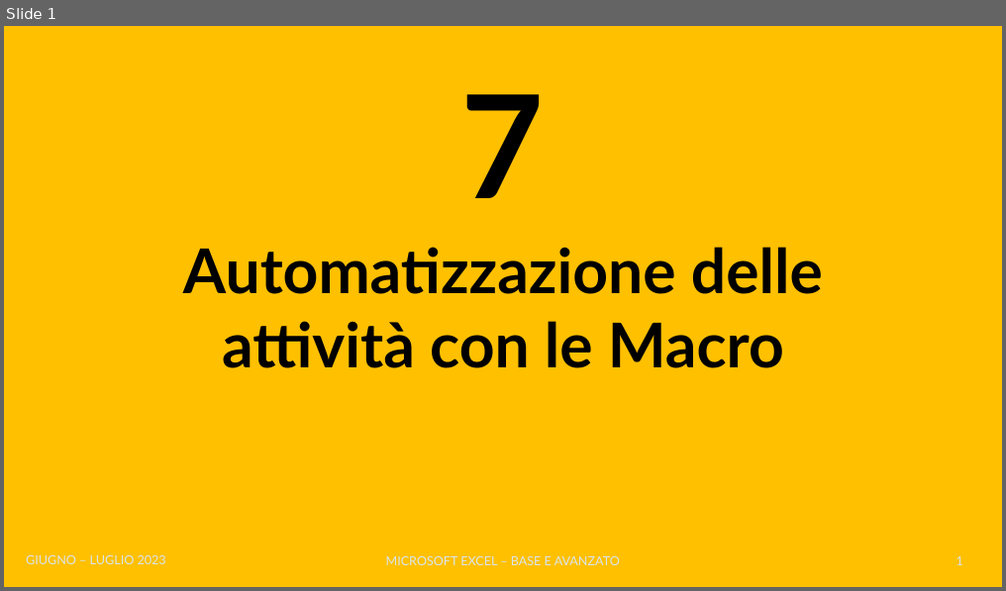
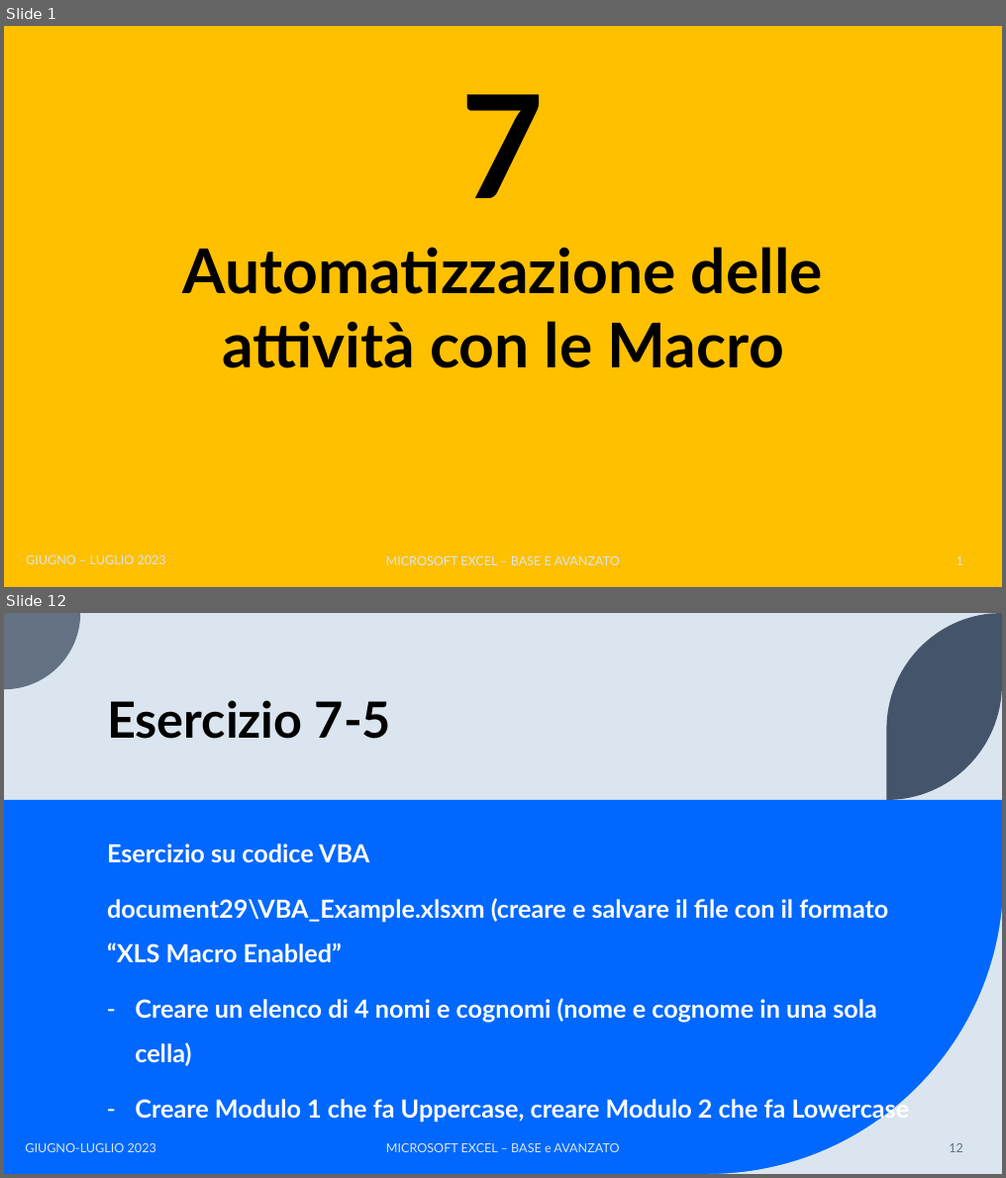
Before and after one commit to teispir/excel, a slide deck: ppt/Corso_Excel_Base_Avanzato_Parte7.pptx. Shown one above the other, each under a label of ours: slide 1 before the commit, slides 1 and 12 after it; the slides between them are not shown. The pictures are 1006x591 and 1006x1178 pixels, drawn with LibreOffice and Linux fonts; fonts in the diff are those of the drawing. Boxes give left, top, right and bottom in pixels: in the first picture for what was removed or moved away, otherwise in the second. Text is boxed around its words. In the diff, an @@ line names an element or a change of style, - is before the commit and + after.

```diff
--- a/ppt/Corso_Excel_Base_Avanzato_Parte7.pptx
+++ b/ppt/Corso_Excel_Base_Avanzato_Parte7.pptx
@@ slide 12 added at [4,613,1002,1174], background #DAE5EF @@
@@ freeform shape added at [4,613,80,689], fill #637183 @@
@@ freeform shape added at [887,613,1002,800], fill #44546A @@
@@ title added at [107,700,391,739], 48 pt, text #000000, bold @@
+Esercizio 7-5
@@ rectangle added at [4,800,1002,1174], fill #0068FF @@
@@ text added at [107,844,910,1123], 24 pt, text #FFFFFF, bold @@
+Esercizio su codice VBA
+document29\VBA_Example.xlsxm (creare e salvare il file con il formato “XLS Macro Enabled”
+– Creare un elenco di 4 nomi e cognomi (nome e cognome in una sola cella)
+– Creare Modulo 1 che fa Uppercase, creare Modulo 2 che fa Lowercase
@@ freeform shape added at [708,878,1002,1174], fill #DAE5EF @@
@@ text added at [25,1144,156,1153], 12 pt, text #DAE5EF @@
+GIUGNO-LUGLIO 2023
@@ text added at [386,1144,619,1153], 12 pt, text #DAE5EF @@
+MICROSOFT EXCEL – BASE e AVANZATO
@@ page number added at [948,1144,963,1153], 12 pt, text #637183 @@
+12
```
Also in this commit, not shown: 12 other slides added, 49 other files.
